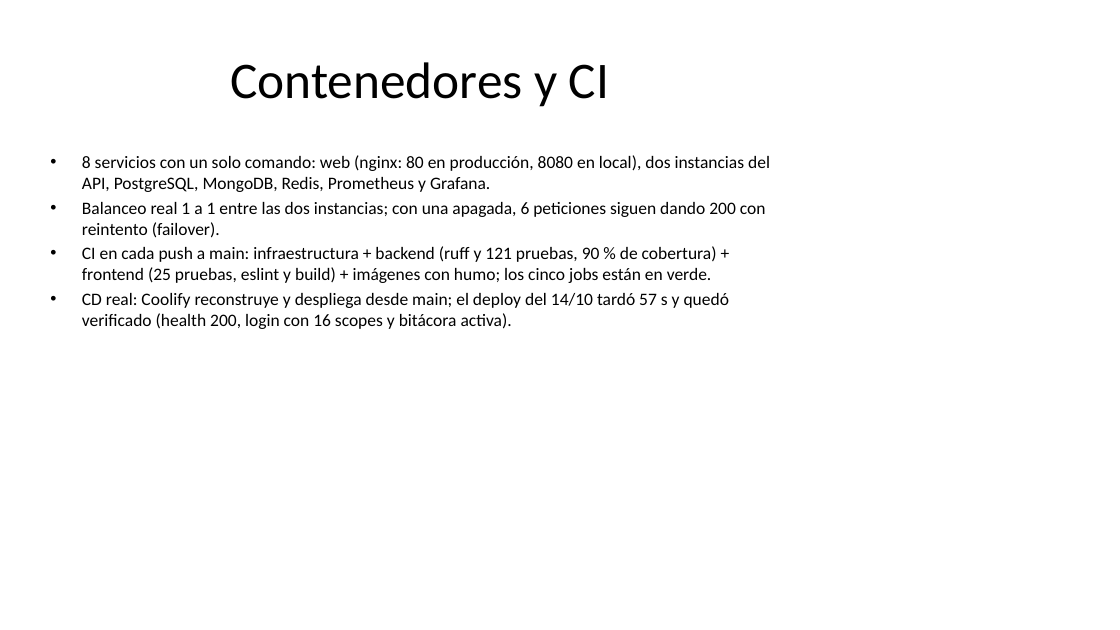
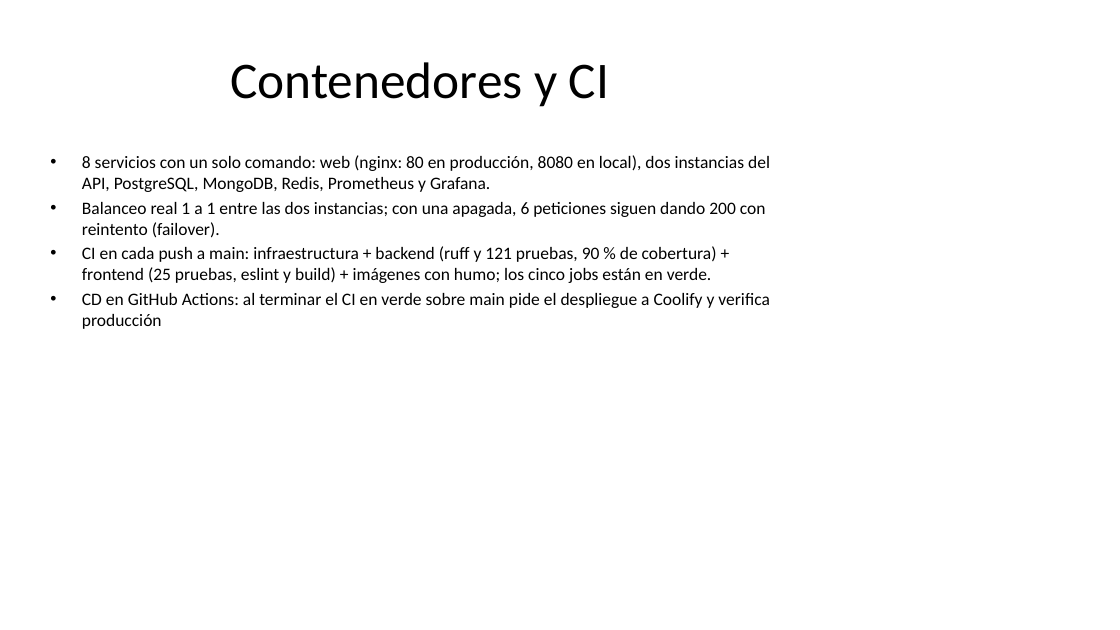
Before and after one commit to rarteagar/gs08-matriculas, a slide deck: slide 8 of docs/informe/exposicion-gs08-2026-10-13.pptx. Drawn at 1120x630 pixels with LibreOffice and Linux fonts; fonts in the diff are those of the drawing. Boxes give left, top, right and bottom in pixels: in the first picture for what was removed or moved away, otherwise in the second. Text is boxed around its words. In the diff, an @@ line names an element or a change of style, - is before the commit and + after.

Commit message:
docs(informe): deck final (13 laminas) con el cierre por sprint y el CD de GitHub Actions
Retoques de la ultima revision: la lamina 13 deja de decir 'entregado,
bloqueado' (los cinco sprints estan cerrados) y la lamina 8 cuenta el CD real
(GitHub Actions pide el despliegue a Coolify y verifica produccion). Se
regeneran el pptx y su PDF.

```diff
--- a/docs/informe/exposicion-gs08-2026-10-13.pptx
+++ b/docs/informe/exposicion-gs08-2026-10-13.pptx
@@ text at (x1=82, y1=293, x2=769, y2=329): text changed @@
-• CD real: Coolify reconstruye y despliega desde main; el deploy del 14/10 tardó 57 s y quedó verificado (health 200, login con 16 scopes y bitácora activa).
+• CD en GitHub Actions: al terminar el CI en verde sobre main pide el despliegue a Coolify y verifica producción
```
Also in this commit, not shown: 1 other slide changed, 3 other files.
